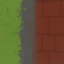
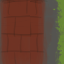
Comparing the layer stacks of the two 64 × 64 images. Changes:
renamed "Copy of Paint Layer 15" to "Copy of Paint Layer 10", painted on it over [0, 0, 64, 64]
removed layer "Copy of Paint Layer 14" over [0, 0, 64, 64]
painted on "Paint Layer 10" over [0, 0, 64, 64]
